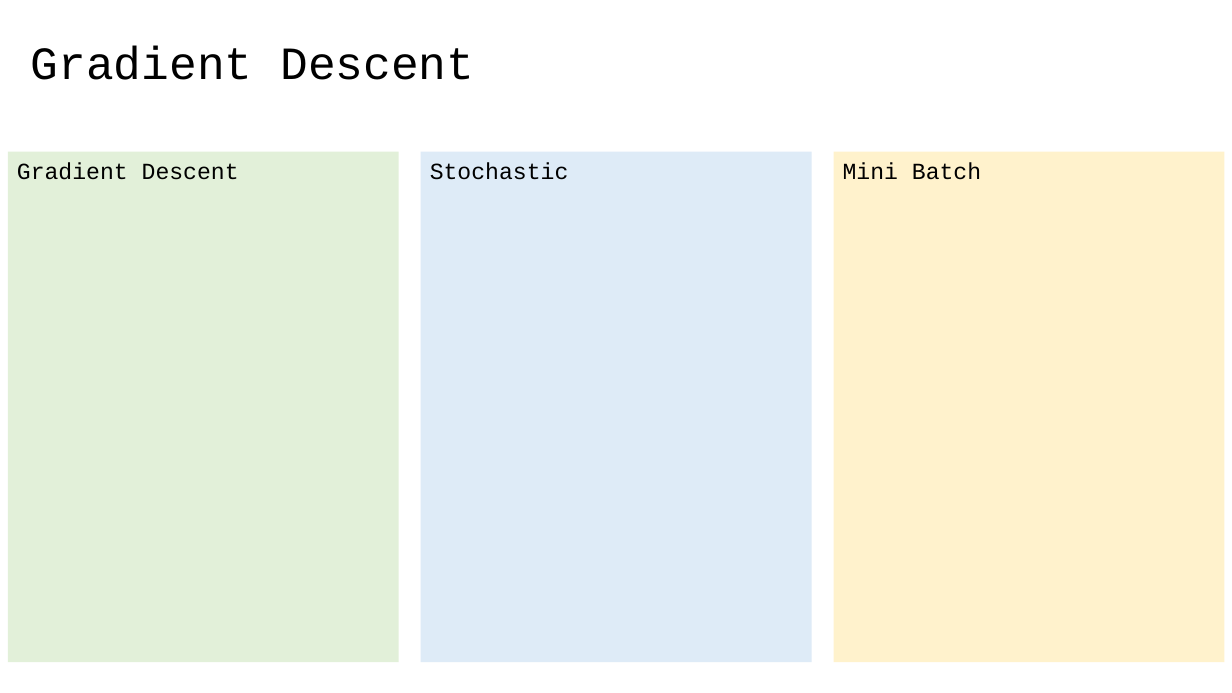
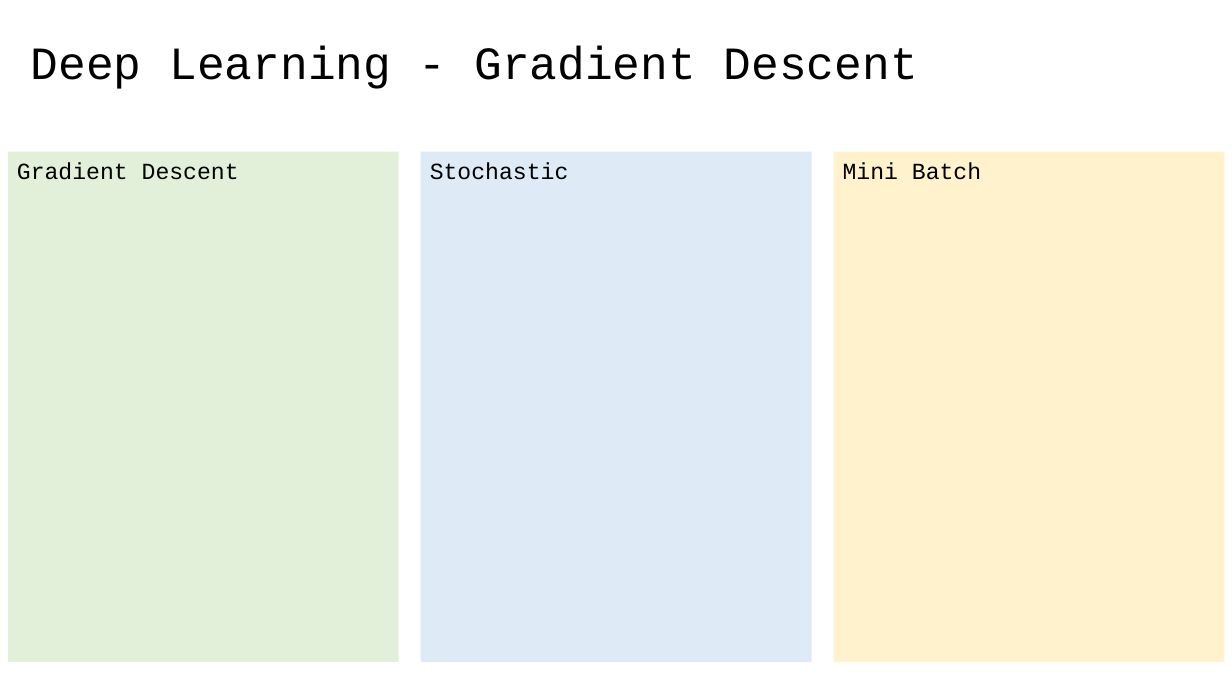
Before and after one commit to 40tude/fullstack_mars_2024, a slide deck: slide 19 of 12_assets/course_review.pptx (slide 4 before the commit). Drawn at 1232x693 pixels with LibreOffice and Linux fonts; fonts in the diff are those of the drawing. Boxes give left, top, right and bottom in pixels: in the first picture for what was removed or moved away, otherwise in the second. Text is boxed around its words. In the diff, an @@ line names an element or a change of style, - is before the commit and + after.

```diff
--- a/12_assets/course_review.pptx
+++ b/12_assets/course_review.pptx
@@ title at [31,46,918,89]: text changed @@
-Gradient Descent
+Deep Learning - Gradient Descent
```
Also in this commit, not shown: 11 other slides changed, 16 slides added, 1 slide removed, 18 other files.
